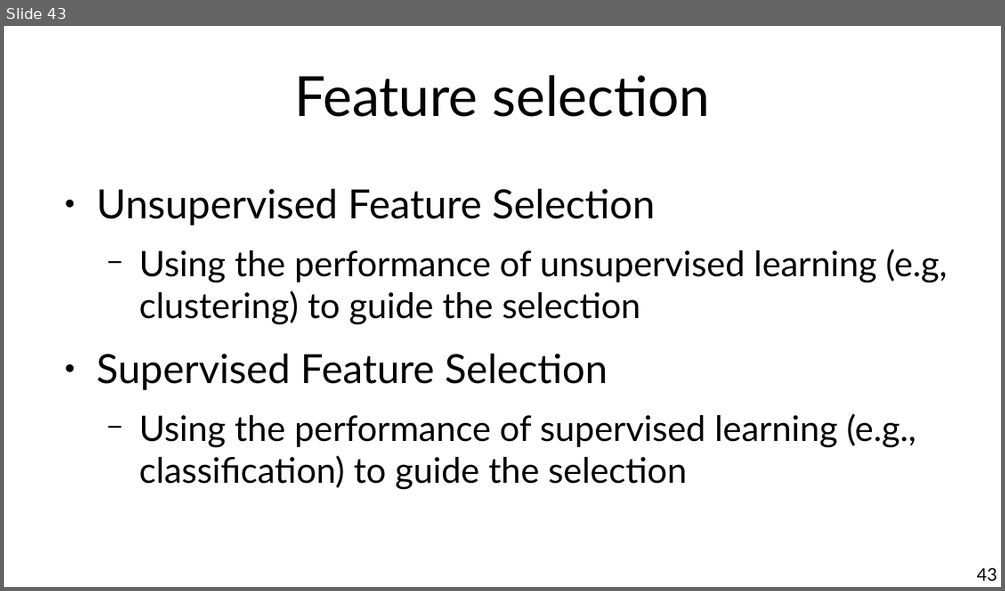
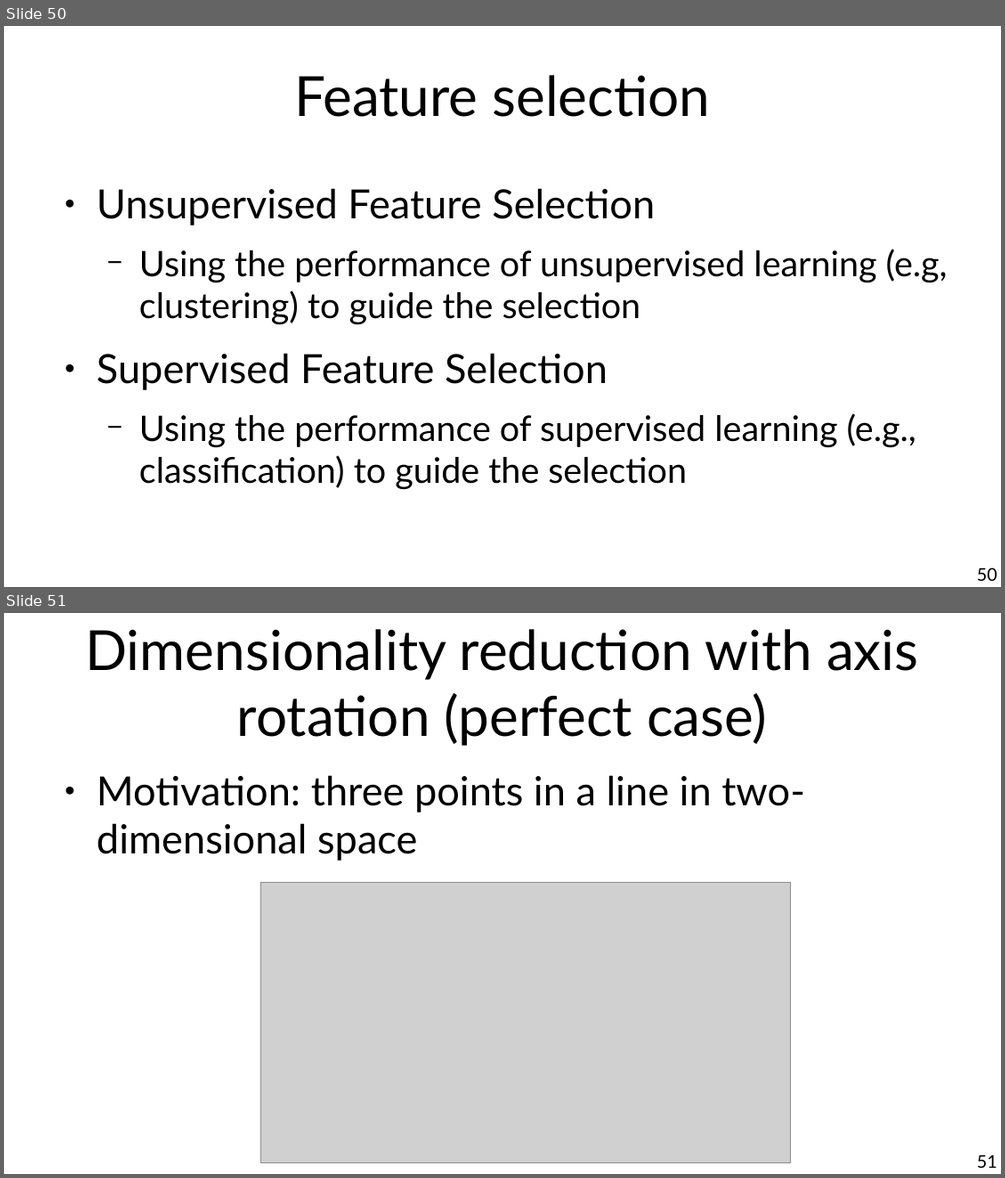
Before and after one commit to chatox/data-mining-course, a slide deck: theory/tt02_data_preparation.odp. Shown one above the other, each under a label of ours: slide 43 before the commit, slides 50 and 51 after it. The pictures are 1005x591 and 1005x1178 pixels, drawn with LibreOffice and Linux fonts; fonts in the diff are those of the drawing; grey boxes stand for pictures. Boxes give left, top, right and bottom in pixels: in the first picture for what was removed or moved away, otherwise in the second. Text is boxed around its words. In the diff, an @@ line names an element or a change of style, - is before the commit and + after.

```diff
--- a/theory/tt02_data_preparation.odp
+++ b/theory/tt02_data_preparation.odp
@@ slide 51 added at [4, 613, 1001, 1174], background #FFFFFF @@
@@ title added at [85, 629, 919, 746], 44 pt, text #000000 @@
+Dimensionality reduction with axis rotation (perfect case)
@@ text added at [97, 775, 805, 860], 32 pt, text #000000 @@
+● Motivation: three points in a line in two-dimensional space
@@ picture added at [261, 883, 791, 1163] @@
@@ page number added at [977, 1154, 997, 1167], 14 pt, text #000000 @@
+51
@@ what was slide 43 is now slide 50 @@
@@ page number at [977, 567, 997, 580]: text changed @@
-43
+50
```
Also in this commit, not shown: 2 slides changed, 18 other slides added.
